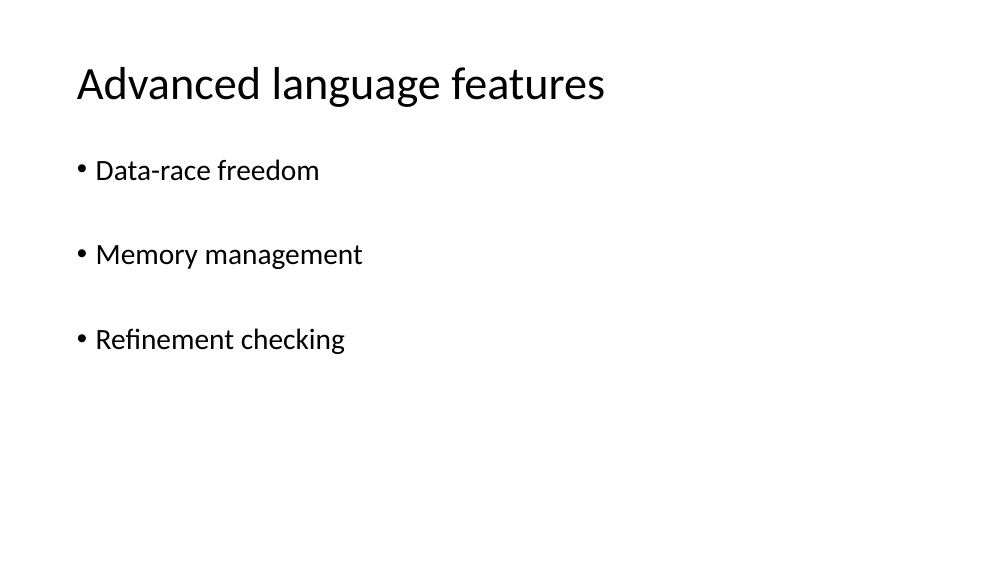
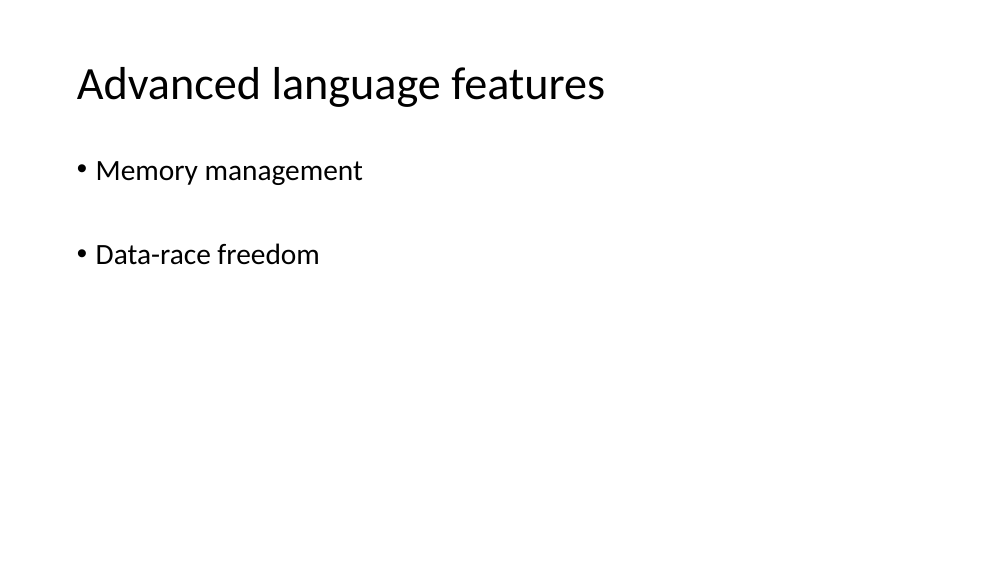
Before and after one commit to p-org/P, a slide deck: slide 9 of Tutorial/P-tutorial.pptx. Drawn at 1008x567 pixels with LibreOffice and Linux fonts; fonts in the diff are those of the drawing. Boxes give left, top, right and bottom in pixels: in the first picture for what was removed or moved away, otherwise in the second. Text is boxed around its words. In the diff, an @@ line names an element or a change of style, - is before the commit and + after.

Commit message:
update

```diff
--- a/Tutorial/P-tutorial.pptx
+++ b/Tutorial/P-tutorial.pptx
@@ text at [96, 161, 363, 185]: paragraph added @@
+• Memory management
@@ text at [96, 245, 363, 354]: paragraphs removed @@
-• Memory management
-• Refinement checking
```
